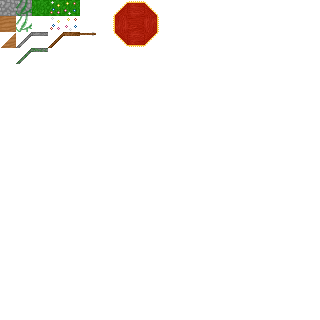
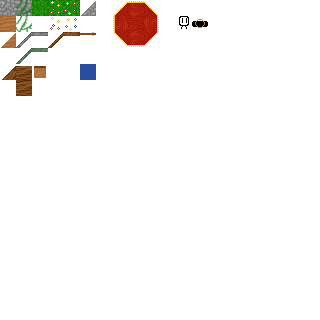
Revision of a layered 320 x 320 image; what changed, layer by layer:
added group "Group 55" with 2 layers above "table" over [0, 66, 46, 96]
added layer "Paint Layer 57" in group "Group 55" over [0, 66, 46, 96]
added layer "Paint Layer 56" in group "Group 55" over [0, 66, 46, 96]
added group "table" with 9 layers above "Group 45" over [0, 66, 46, 96]
added group "Group 52" with 2 layers in group "table" over [0, 66, 46, 96]
added layer "Paint Layer 54" in group "Group 52" over [0, 66, 46, 96]
added layer "Paint Layer 53" in group "Group 52" over [0, 66, 46, 96]
added group "Copy of Group 51" with 2 layers in group "table" over [0, 66, 46, 96]
added layer "Paint Layer 50" (1st of 2, in "table" › "Copy of Group 51") in group "Copy of Group 51" over [0, 66, 46, 96]
added group "Group 51" with 2 layers in group "table" over [0, 66, 46, 96]
added layer "Paint Layer 50" (2nd of 2, in "table" › "Group 51") in group "Group 51" over [0, 66, 46, 96]
added layer "Paint Layer 49" (2nd of 2, in "table" › "Group 51") in group "Group 51" over [0, 66, 46, 96]
added group "Group 45" with 2 layers above "Group 44" over [0, 1, 208, 96]
added layer "Paint Layer 47" in group "Group 45" over [0, 1, 208, 96]
painted on "Paint Layer 16" (1st of 4, in "carpet" › "carpet corners" › "carpet corner") over [34, 1, 96, 80]
painted on "Paint Layer 14" (1st of 4, in "carpet" › "carpet corners" › "carpet corner") over [34, 1, 96, 80]
painted on "Paint Layer 15" (1st of 4, in "carpet" › "carpet corners" › "carpet corner") over [34, 1, 96, 80]
painted on "Paint Layer 8" (1st of 4, in "carpet" › "carped edges" › "carpet edge") over [42, 1, 208, 80]
painted on "Paint Layer 12" (3rd of 4, in "carpet" › "carped edges" › "carpet edge") over [65, 1, 96, 80]
painted on "Paint Layer 11" (3rd of 4, in "carpet" › "carped edges" › "carpet edge") over [65, 1, 96, 80]
added group "half stone" with 2 layers above "stone" over [65, 1, 96, 36]
…and 7 more changes (6 added, 1 painted)
